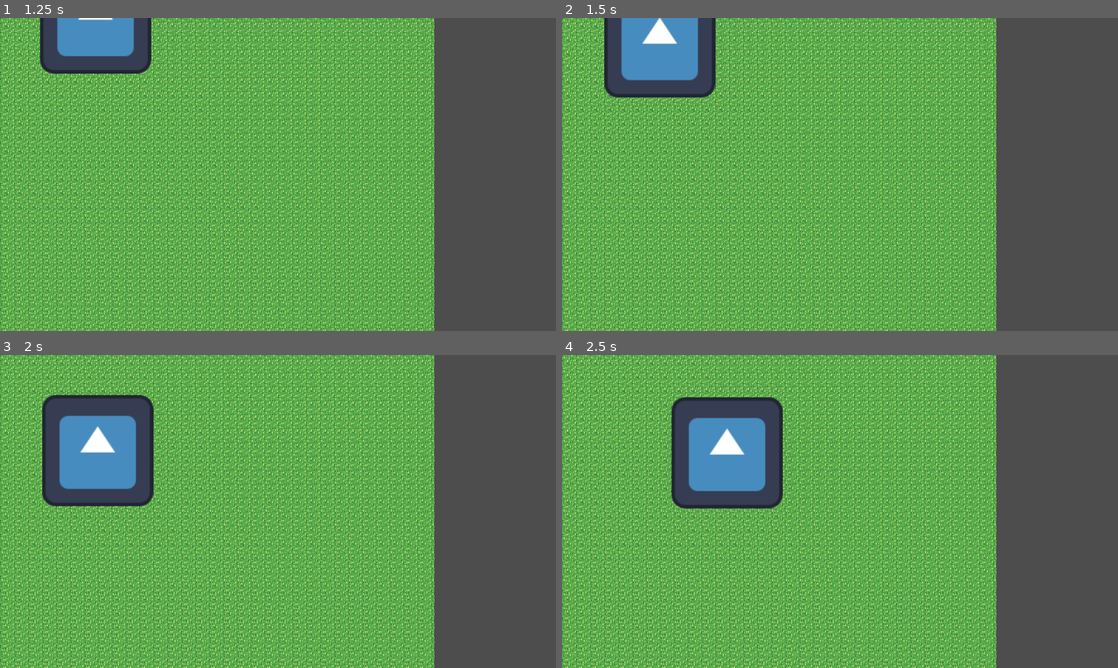
Above: before the commit, frames 1-4 (two rows, left to right).
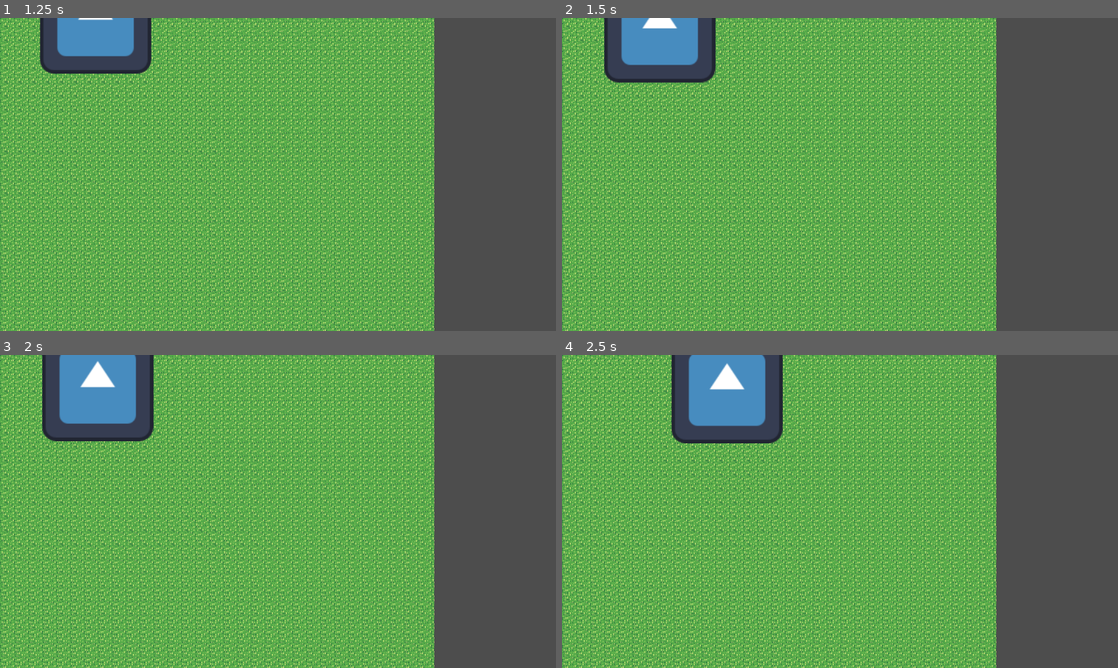
Above: after the commit, the same moments.

Repository: allanrrick/projeto-rogue
Game: Godot game, scene res://Scenes/scene.tscn
The game is run twice, just before and just after one commit, with the same random seed, the same clock (stepped at 60 frames per second) and the same inputs. The engine's default icon, where the game draws it, is replaced by a stand-in: a white triangle on a blue panel in a dark square.
Inputs:
- Up to frame 1 (1.25 s): tap Enter at 0.5 s; hold D (right) from 0.53 s (still down); tap Shift (dash) at 0.6 s
- Up to frame 2 (1.5 s): release D (right) at 1.28 s; hold S (down) from 1.28 s (still down); tap Shift (dash) at 1.35 s
- Up to frame 3 (2 s): keep holding S (down)
- Up to frame 4 (2.5 s): release S (down) at 2.03 s; hold D (right) from 2.03 s (still down); tap Shift (dash) at 2.1 s

Frame 1 is identical in both runs. In frame 2, 2.2% of the frame differs, in the area x 7-28%, y 0-26%; in frame 3, 8.7%; in frame 4, 8.9%, in the area x 19-40%, y 0-50%.

Commit message:
feat: Implementa cooldown para o dash

Diff:
--- a/Scenes/player.gd
+++ b/Scenes/player.gd
@@ -2,11 +2,14 @@
 
 var original_speed = 50.0;
 var actual_speed = original_speed;
+var is_dash_ready = true;
 
 ## chama a função 60 vezes por segundo
 func _physics_process(delta):
 	movement();
-	if Input.is_action_just_pressed("dash"):
+	if Input.is_action_just_pressed("dash") and is_dash_ready:
+		is_dash_ready = false;
+		$DashCooldown.start();
 		dash();
 
 func movement():
@@ -27,3 +30,6 @@
 ## signal recebido quando o timer acaba.
 func _on_timer_timeout() -> void:
 	actual_speed = original_speed;
+
+func _on_dash_cooldown_timeout() -> void:
+	is_dash_ready = true;
--- a/Scenes/player.tscn
+++ b/Scenes/player.tscn
@@ -14,4 +14,8 @@
 wait_time = 0.5
 one_shot = true
 
+[node name="DashCooldown" type="Timer" parent="." unique_id=1312902815]
+one_shot = true
+
 [connection signal="timeout" from="Timer" to="." method="_on_timer_timeout"]
+[connection signal="timeout" from="DashCooldown" to="." method="_on_dash_cooldown_timeout"]
